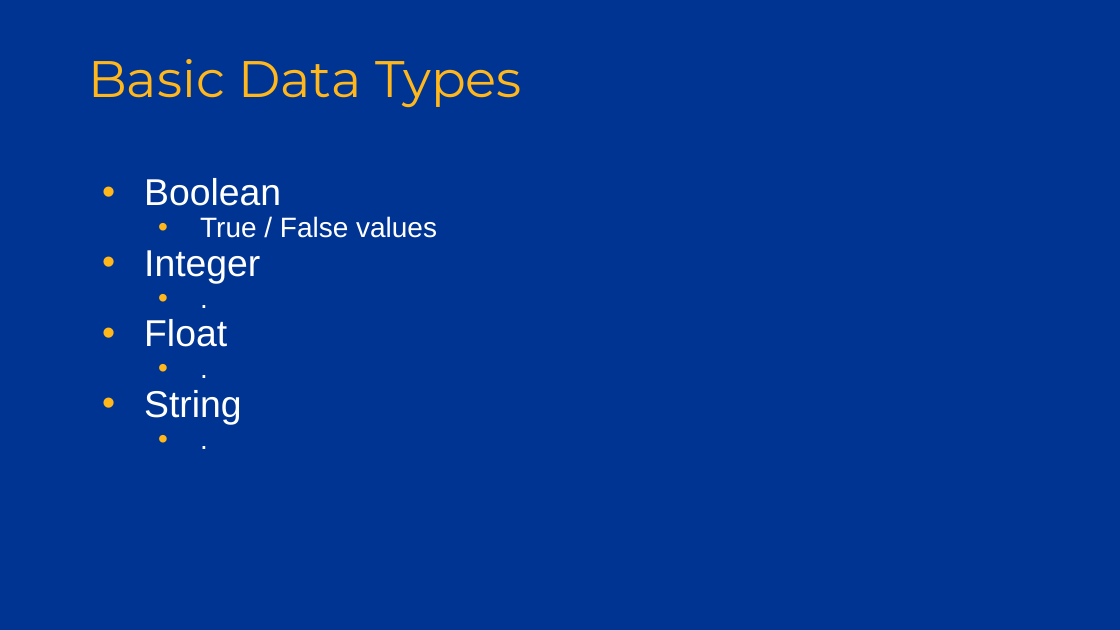
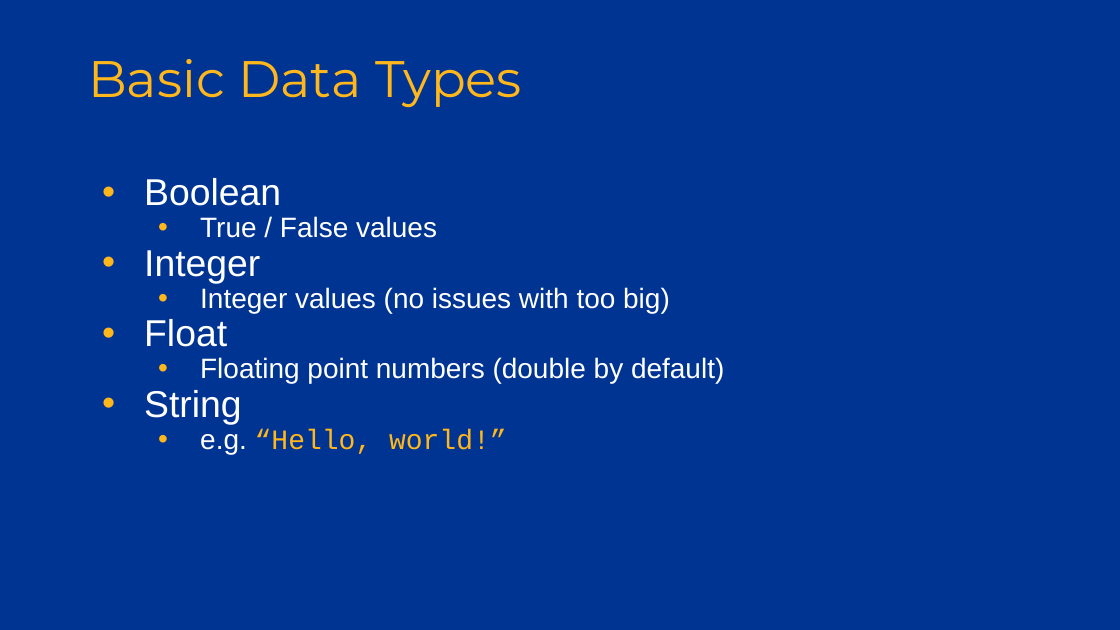
Before and after one commit to Pitt-INFORMS/workshops, a slide deck: slide 4 of python/2024/Python Workshop 2.pptx. Drawn at 1120x630 pixels with LibreOffice and Linux fonts; fonts in the diff are those of the drawing; background and template pictures are left out. Boxes give left, top, right and bottom in pixels: in the first picture for what was removed or moved away, otherwise in the second. Text is boxed around its words. In the diff, an @@ line names an element or a change of style, - is before the commit and + after.

```diff
--- a/python/2024/Python Workshop 2.pptx
+++ b/python/2024/Python Workshop 2.pptx
@@ text at [200,287,670,313]: text changed @@
-  • .
+  • Integer values (no issues with too big)
@@ text at [200,357,724,384]: text changed @@
-  • .
+  • Floating point numbers (double by default)
@@ text at [200,429,507,454]: text changed; font Arial to Courier New; text colour #FFFFFF to #FFB71B @@
-  • .
+  • e.g. “Hello, world!”
```
Also in this commit, not shown: 26 other slides changed, 42 slides added, 8 slides removed.
